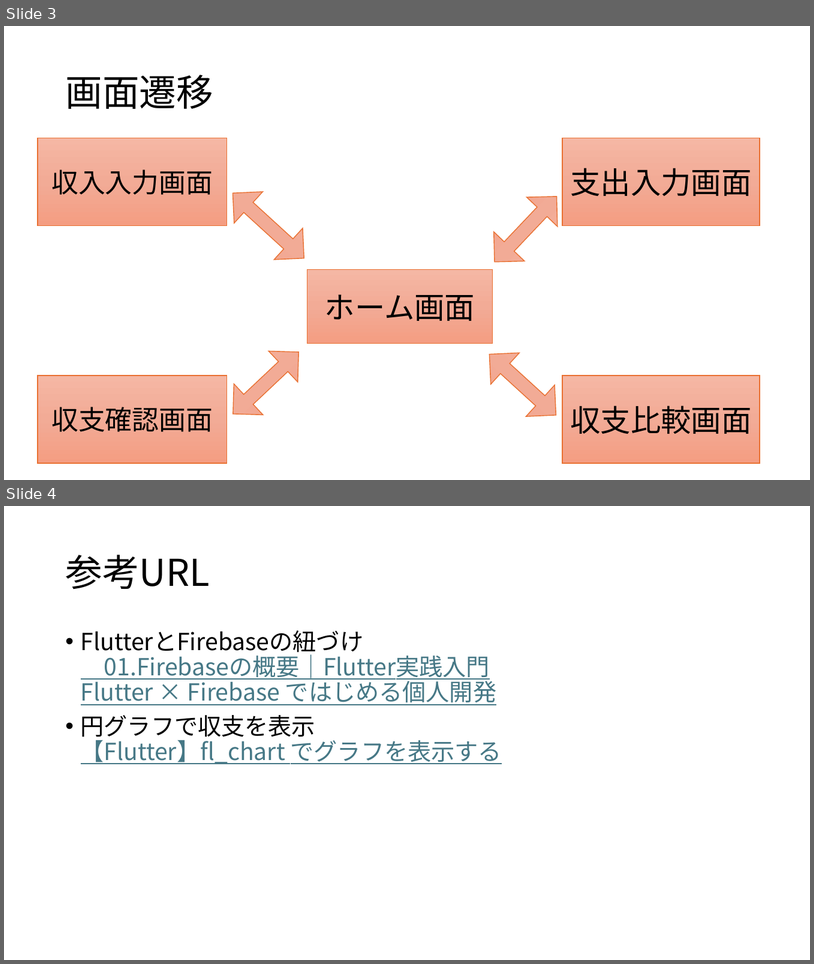
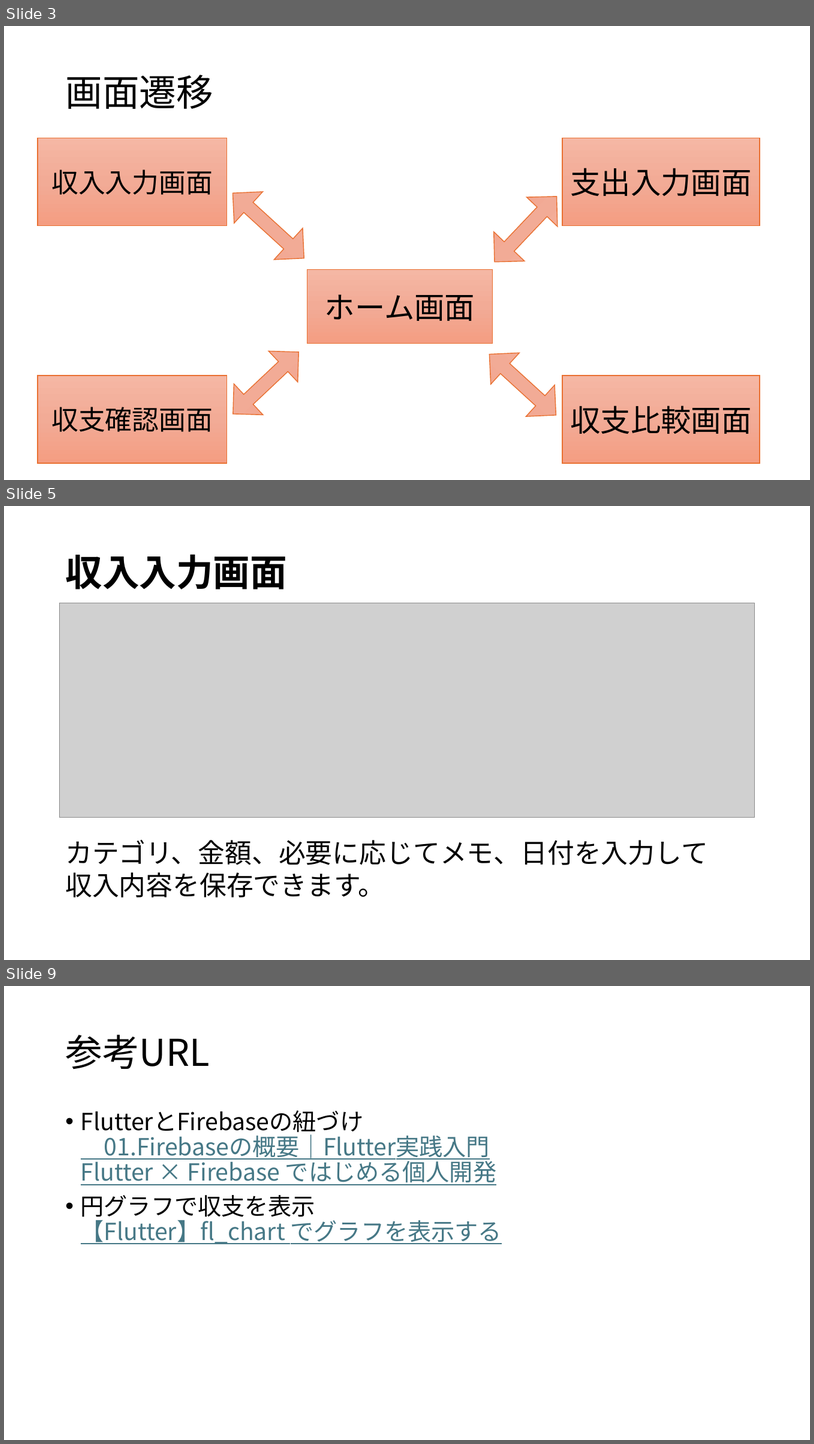
Before and after one commit to iwasitamasayosi/flutter_application_1, a slide deck: 家計簿_岩下暢秀.pptx. Shown one above the other, each under a label of ours: slides 3 and 4 before the commit, slides 3, 5 and 9 after it; the slides between them are not shown. The pictures are 814x964 and 814x1444 pixels, drawn with LibreOffice and Linux fonts; fonts in the diff are those of the drawing; grey boxes stand for pictures. Boxes give left, top, right and bottom in pixels: in the first picture for what was removed or moved away, otherwise in the second. Text is boxed around its words. In the diff, an @@ line names an element or a change of style, - is before the commit and + after.

Commit message:
各画面の説明スライドを追加

```diff
--- a/家計簿_岩下暢秀.pptx
+++ b/家計簿_岩下暢秀.pptx
@@ slide 5 added at bbox=[4, 506, 810, 960], background #FFFFFF @@
@@ title added at bbox=[65, 554, 287, 589], 44 pt, text #000000, bold @@
+収入入力画面
@@ picture added at bbox=[60, 603, 755, 817] @@
@@ text added at bbox=[65, 840, 708, 897], 32 pt, text #000000 @@
+カテゴリ、金額、必要に応じてメモ、日付を入力して
+収入内容を保存できます。
@@ what was slide 4 is now slide 9 @@
```
Also in this commit, not shown: 4 other slides added.
